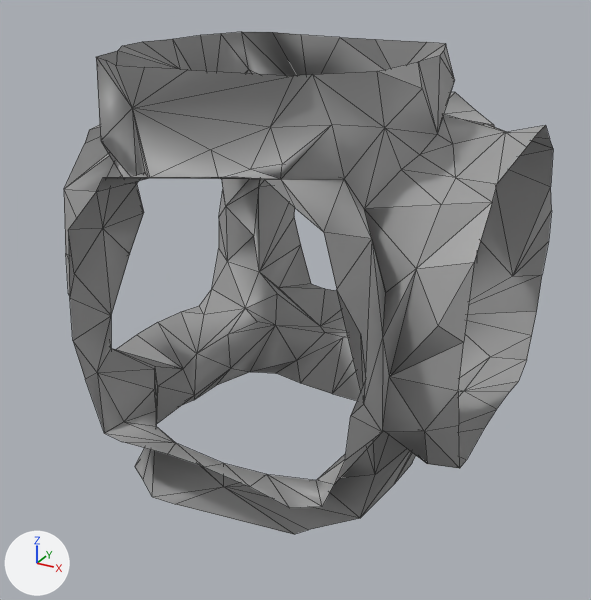
A saved change to the glTF model Rogue-Robots/Assets/Models/ModularBlocks/3DCrossConnector.gltf.
Both versions are drawn from a 50 mm camera at (4.45, -8.36, 6.08) aimed at (0.04, -0.33, 2.07). The lights are fixed; the arrows at lower left show +X, +Y and +Z. Mesh edges are drawn as thin lines. Vertices at the same position are counted once.

The older version as bpy lines, for what is in view:
```python
me_scene_079 = bpy.data.meshes.new('Scene.079')
me_scene_079.from_pydata(...)  # 270 vertices, 411 faces; spans x -2.5..2.5, y -2.5..2.5, z 0.0..5.0
me_scene_079.materials.append(mat_pp_standard_material_001)  # picture img_pp_color_palette
ob_3dcrossconnector = bpy.data.objects.new('3DCrossConnector', me_scene_079)
ob_3dcrossconnector.location = (0.0, 0.0, 0.0)
```
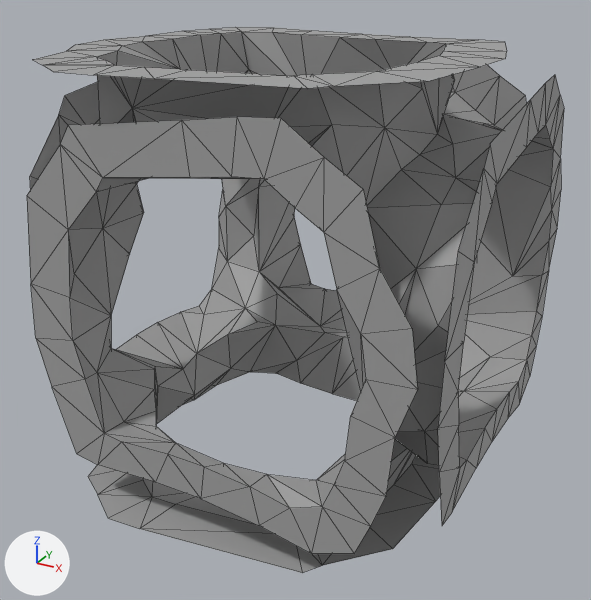
The change, as a diff of the scene's bpy script:
```diff
--- a/Rogue-Robots/Assets/Models/ModularBlocks/3DCrossConnector.gltf.py
+++ b/Rogue-Robots/Assets/Models/ModularBlocks/3DCrossConnector.gltf.py
@@ me_scene_079 @@
 # used by ob_3dcrossconnector; location = (0.0, 0.0, 0.0)
-me_scene_079.from_pydata(...)  # 270 vertices, 411 faces; spans x -2.5..2.5, y -2.5..2.5, z 0.0..5.0
+me_scene_079.from_pydata(...)  # 407 vertices, 686 faces; spans x -2.5..2.5, y -2.76..2.5, z 0.0..5.0
+# me_scene_079 part 1
+# 138 vertices are added at x -2.5..2.5, y -2.76..2.5, z 0.0..5.0
+# 276 new faces join them
+# me_scene_079 part 2: the surface is now shaded flat
 me_scene_079.materials.append(mat_pp_standard_material_001)
```

Where the change shows, as pixel boxes [x1, y1, x2, y2] in the pictures (591 x 600 px):
'3DCrossConnector', reshaped (10% wider, 9% taller)
    before: [64, 32, 553, 534]
    after: [27, 27, 564, 573]
part 1 of me_scene_079, added
    after: [27, 27, 564, 573]
